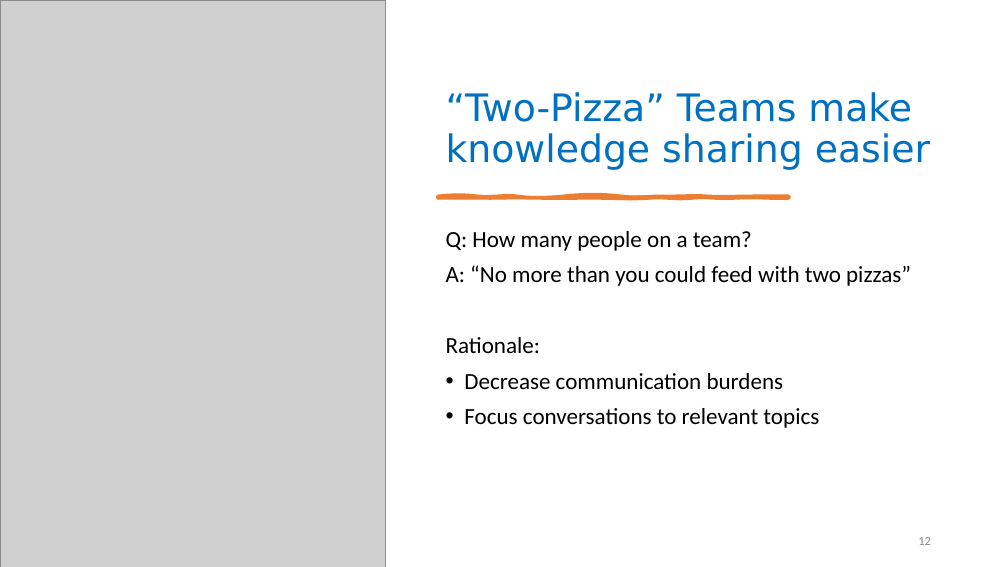
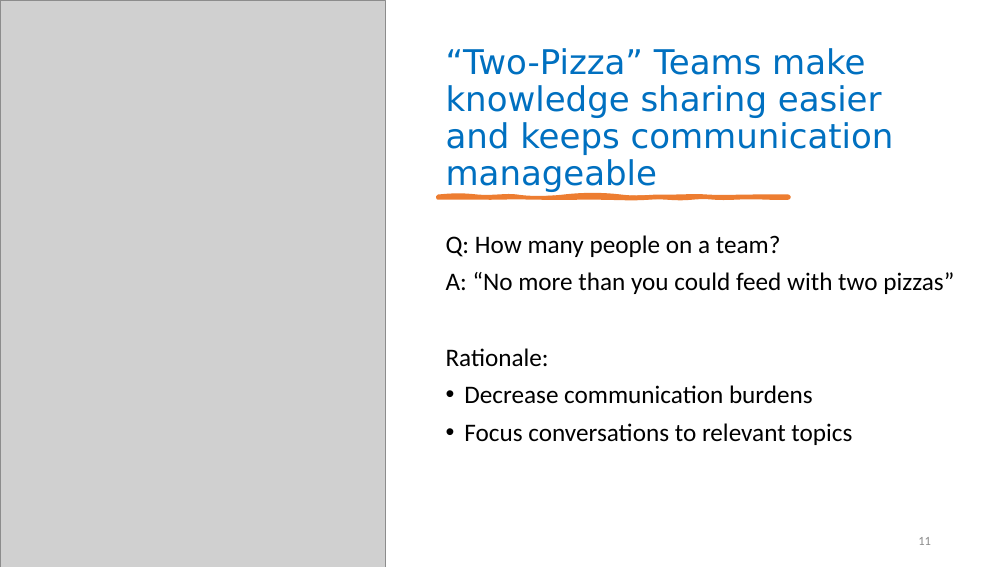
Before and after one commit to neu-se/CS4530-Fall-2026, a slide deck: slide 11 of Slides/Module 07.2 Teams.pptx (slide 12 before the commit). Drawn at 1008x567 pixels with LibreOffice and Linux fonts; fonts in the diff are those of the drawing; grey boxes stand for pictures. Boxes give left, top, right and bottom in pixels: in the first picture for what was removed or moved away, otherwise in the second. Text is boxed around its words. In the diff, an @@ line names an element or a change of style, - is before the commit and + after.

```diff
--- a/Slides/Module 07.2 Teams.pptx
+++ b/Slides/Module 07.2 Teams.pptx
@@ title at bbox=[446, 48, 894, 192]: text changed; size 36 to 32.4 pt @@
-“Two-Pizza” Teams make knowledge sharing easier
+“Two-Pizza” Teams make knowledge sharing easier and keeps communication manageable
@@ text "Q: How many people on ..." at bbox=[446, 235, 954, 445]: size 22 to 24 pt @@
```
Also in this commit, not shown: 12 other slides changed, 3 slides added, 3 slides removed, 6 other files.
